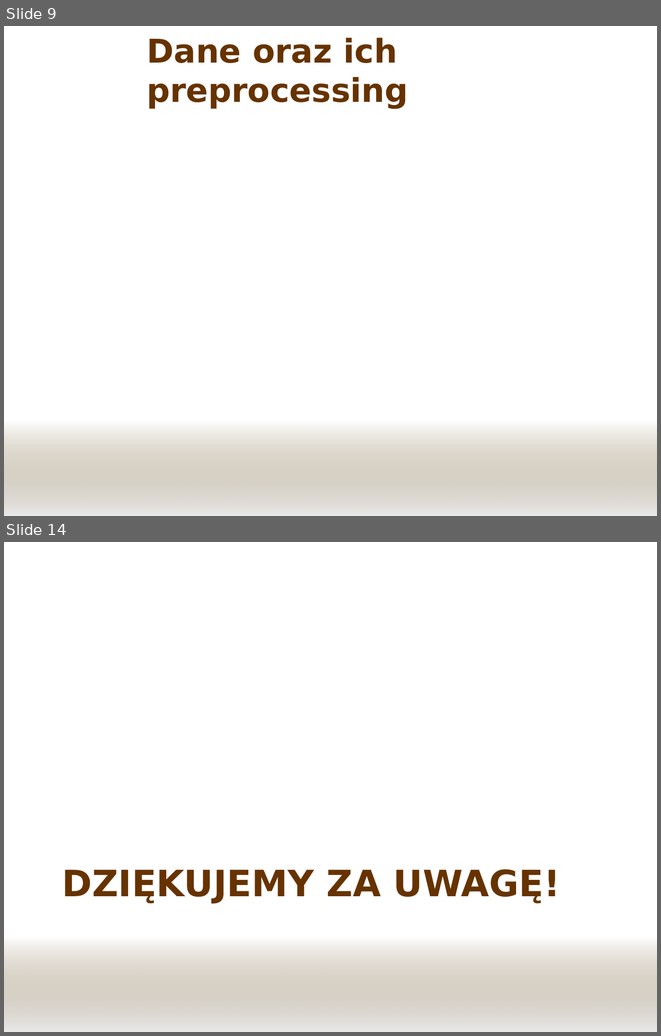
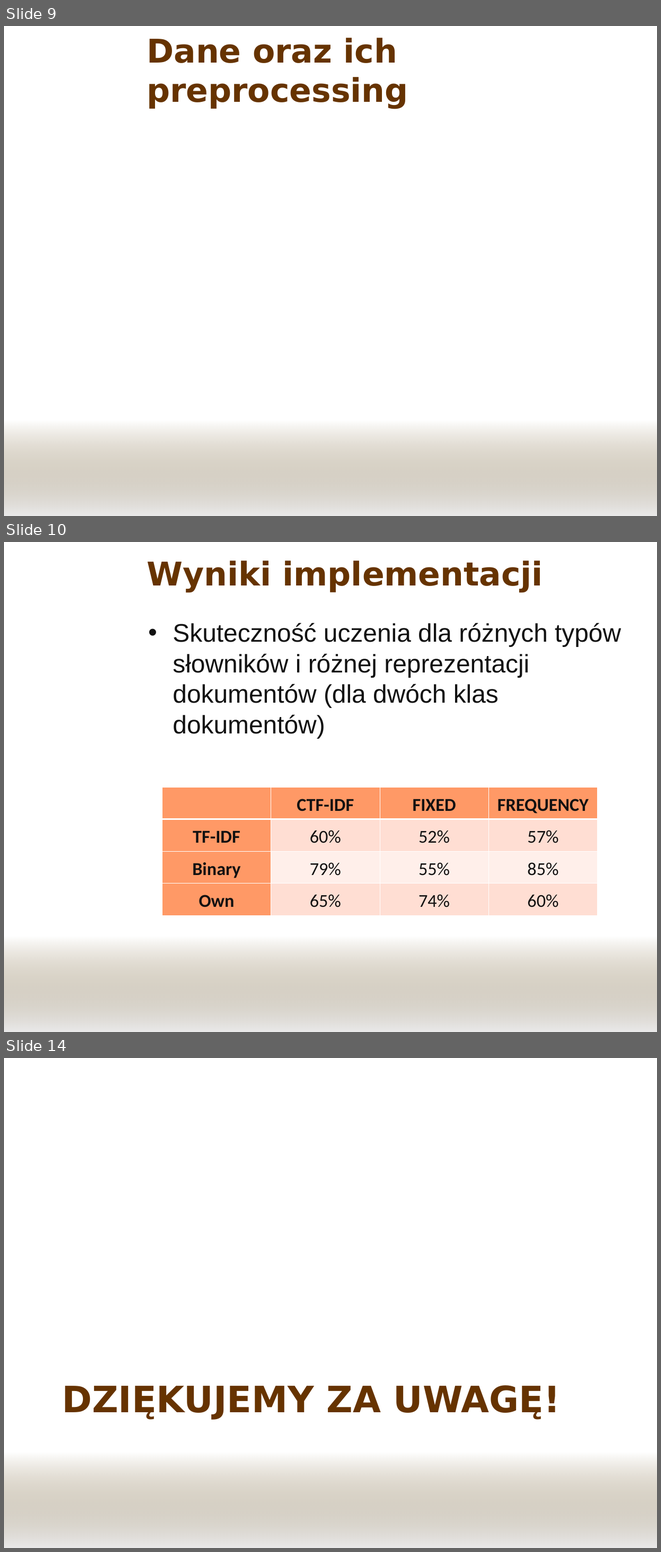
Before and after one commit to panchamk/mini08sn, a slide deck: doc/Prezentacja.ppt. Shown one above the other, each under a label of ours: slides 9 and 14 before the commit, slides 9, 10 and 14 after it; the slides between them are not shown. The pictures are 661x1036 and 661x1552 pixels, drawn with LibreOffice and Linux fonts; fonts in the diff are those of the drawing; background and template pictures are left out. Boxes give left, top, right and bottom in pixels: in the first picture for what was removed or moved away, otherwise in the second. Text is boxed around its words. In the diff, an @@ line names an element or a change of style, - is before the commit and + after.

```diff
--- a/doc/Prezentacja.ppt
+++ b/doc/Prezentacja.ppt
@@ slide 10 added at box(4, 542, 657, 1032), background picture (left out); not listed: 1 template element that a slide beside it also shows @@
@@ title added at box(147, 561, 543, 592), 36 pt, text #663300, bold @@
+Wyniki implementacji
@@ text added at box(173, 623, 621, 738), 28 pt, text #111111 @@
+• Skuteczność uczenia dla różnych typów słowników i różnej reprezentacji dokumentów (dla dwóch klas dokumentów)
@@ table added at box(162, 787, 598, 909), 4 rows, 4 columns @@
+ | CTF-IDF | FIXED | FREQUENCY
+TF-IDF | 60% | 52% | 57%
+Binary | 79% | 55% | 85%
+Own | 65% | 74% | 60%
```
Also in this commit, not shown: 3 other slides added, 4 slides removed.
